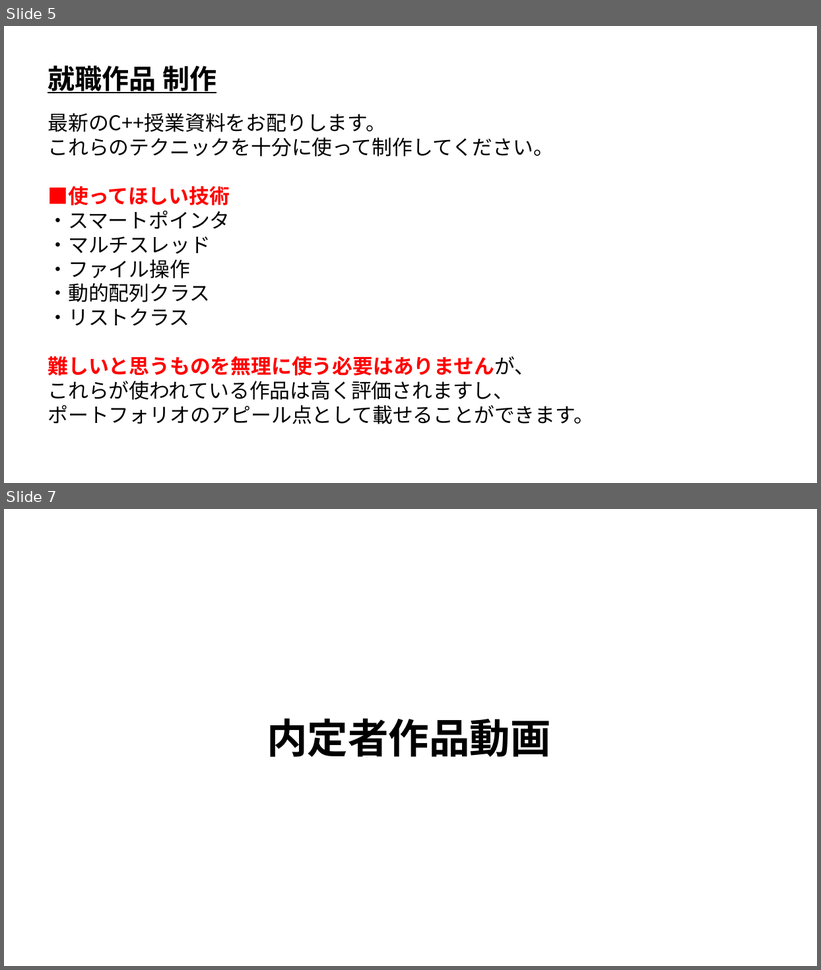
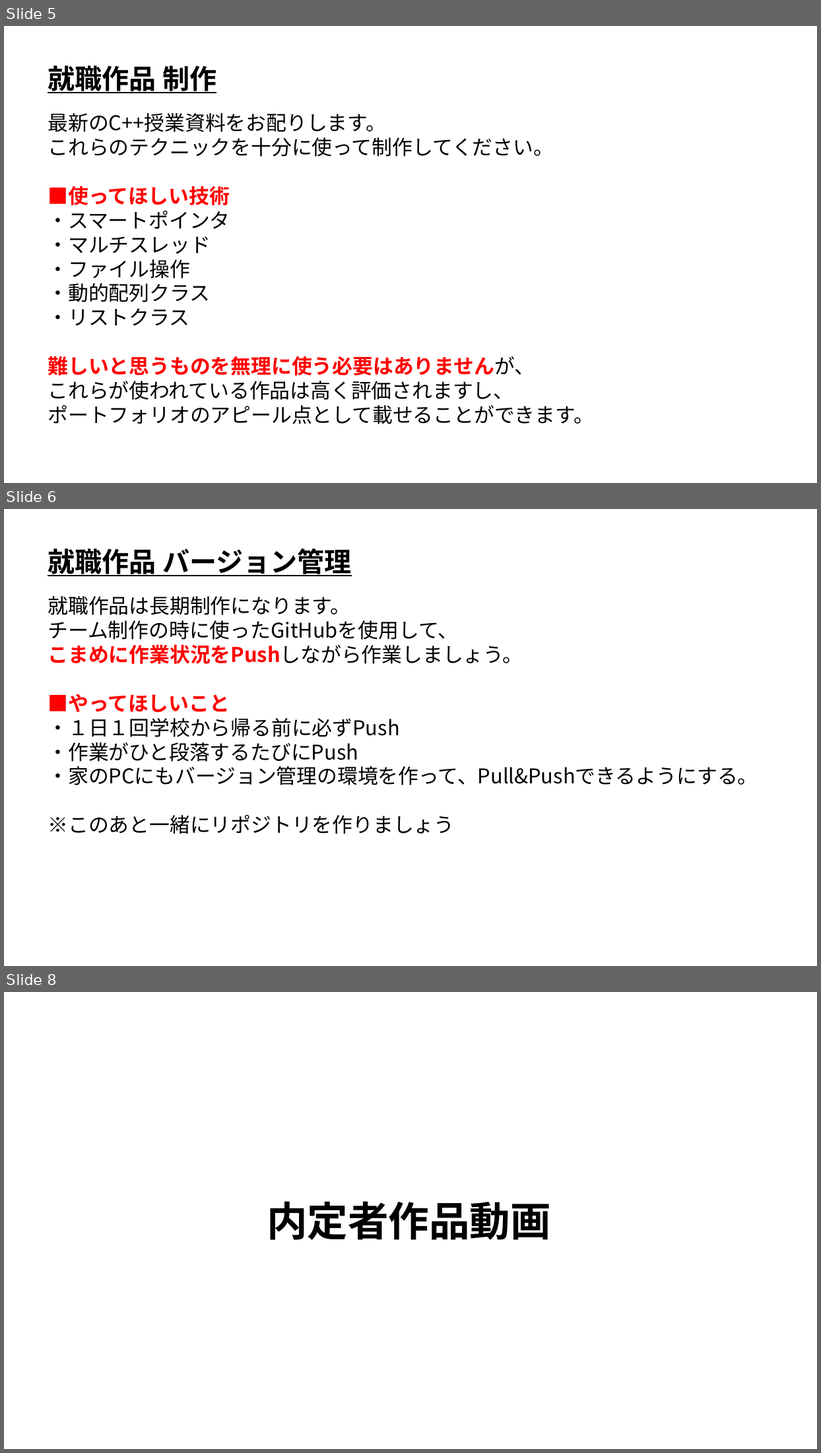
Before and after one commit to ArakiYusuke-Ohara/Textbook, a slide deck: ゲーム科2年/00_前期/ゲーム開発Ⅱ/02_就職作品.pptx. Shown one above the other, each under a label of ours: slides 5 and 7 before the commit, slides 5, 6 and 8 after it; the slides between them are not shown. The pictures are 821x970 and 821x1453 pixels, drawn with LibreOffice and Linux fonts; fonts in the diff are those of the drawing. Boxes give left, top, right and bottom in pixels: in the first picture for what was removed or moved away, otherwise in the second. Text is boxed around its words. In the diff, an @@ line names an element or a change of style, - is before the commit and + after.

```diff
--- a/ゲーム科2年/00_前期/ゲーム開発Ⅱ/02_就職作品.pptx
+++ b/ゲーム科2年/00_前期/ゲーム開発Ⅱ/02_就職作品.pptx
@@ slide 6 added at (4,509,817,966), background #FFFFFF @@
@@ text added at (48,549,352,576), 32 pt, text #000000, bold, underline @@
+就職作品 バージョン管理
@@ text added at (48,596,758,834), 24 pt, text #000000 @@
+就職作品は長期制作になります。
+チーム制作の時に使ったGitHubを使用して、
+こまめに作業状況をPushしながら作業しましょう。
+■やってほしいこと
+・１日１回学校から帰る前に必ずPush
+・作業がひと段落するたびにPush
+・家のPCにもバージョン管理の環境を作って、Pull&Pushできるようにする。
+※このあと一緒にリポジトリを作りましょう
@@ what was slide 7 is now slide 8 @@
```
Also in this commit, not shown: 2 slides changed, 4 other files.
